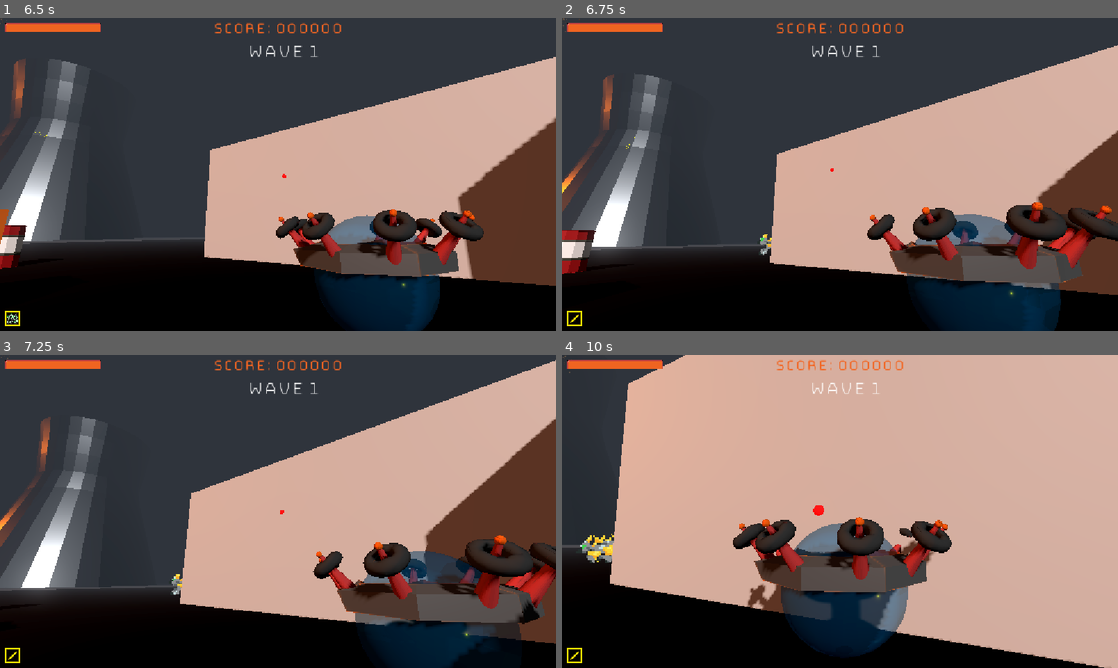
Above: before the commit, frames 1-4 (two rows, left to right).
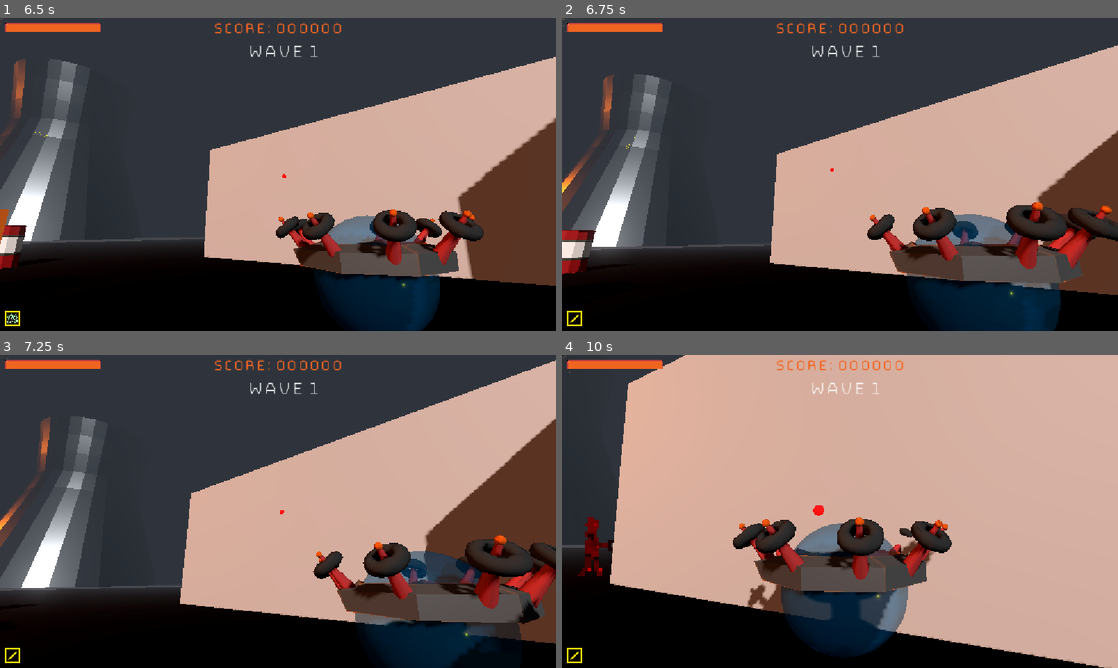
Above: after the commit, the same moments.

Repository: Gamkedo/terminus-2k28
Game: Godot game, scene res://level_menu.tscn
Two runs of this game, one before a commit and one after it. Both use one fixed random seed, a clock stepped at 60 frames per second and the inputs below.
Inputs (mouse positions are in pixels of both pictures, inside the frame that each line leads up to):
- Up to frame 1 (6.5 s): click (400, 161) at 0.5 s; move the mouse to (305, 174) at 1.27 s; press the mouse at (305, 174) at 1.28 s; hold W (walk_up) 1.28-2.78 s; move the mouse to (250, 174) at 2.02 s; release the mouse at (250, 174) at 2.03 s; tap X (toggle_mouse_capture) at 2.1 s; move the mouse to (333, 105) at 2.77 s; hold D (walk_right) 2.78-3.5 s; hold 0 (weapon0) 2.78-3.5 s; drag from (250, 237) to (111, 127) at 3.52 s; move the mouse to (316, 177) at 4.27 s; hold 2 (weapon2) 4.28-5.03 s; hold W (walk_up) from 4.28 s (still down); move the mouse to (233, 171) at 5.02 s; tap 3 (weapon3) at 5.1 s; move the mouse to (283, 174) at 5.77 s; hold 4 (weapon4) from 5.78 s (still down); click (283, 174) at 5.92 s
- Up to frame 2 (6.75 s): move the mouse to (817, 168) at 6.52 s; release W (walk_up) at 6.53 s; release 4 (weapon4) at 6.53 s; hold D (walk_right) from 6.53 s (still down); tap 5 (weapon5) at 6.6 s
- Up to frame 3 (7.25 s): keep holding D (walk_right)
- Up to frame 4 (10 s): move the mouse to (867, 511) at 7.27 s; release D (walk_right) at 7.28 s; hold 6 (weapon6) 7.28-8.03 s; hold W (walk_up) 7.28-9.53 s; move the mouse to (812, 511) at 8.02 s; tap 7 (weapon7) at 8.1 s; click (812, 511) at 8.17 s; move the mouse to (851, 505) at 8.77 s; hold 8 (weapon8) 8.78-9.53 s; move the mouse to (834, 517) at 9.52 s; hold A (walk_left) from 9.53 s (still down); tap 9 (weapon9) at 9.6 s

Frame 1 is identical in both runs. In frame 2, less than 0.1% of the frame differs, in the area x 35-38%, y 69-76%; in frame 3, less than 0.1%; in frame 4, 0.6%, in the area x 2-10%, y 51-71%.

Commit message:
Immersive stage uses red droids variant, solid beam weapon tuned to compensate

Diff:
--- a/Scenes - Levels/areaImmersive.tscn
+++ b/Scenes - Levels/areaImmersive.tscn
@@ -22,16 +22,19 @@
 
 [sub_resource type="Resource" id="Resource_l0x6y"]
 script = ExtResource("3_m34s3")
+enemy_type = 7
 spawn_amount = 1
 metadata/_custom_type_script = "uid://dnditqbrgbcer"
 
 [sub_resource type="Resource" id="Resource_t21m7"]
 script = ExtResource("3_m34s3")
+enemy_type = 7
 spawn_amount = 2
 metadata/_custom_type_script = "uid://dnditqbrgbcer"
 
 [sub_resource type="Resource" id="Resource_05gft"]
 script = ExtResource("3_m34s3")
+enemy_type = 7
 spawn_amount = 3
 metadata/_custom_type_script = "uid://dnditqbrgbcer"
 
@@ -42,16 +45,19 @@
 
 [sub_resource type="Resource" id="Resource_sg2f6"]
 script = ExtResource("3_m34s3")
+enemy_type = 7
 spawn_amount = 2
 metadata/_custom_type_script = "uid://dnditqbrgbcer"
 
 [sub_resource type="Resource" id="Resource_7fkuc"]
 script = ExtResource("3_m34s3")
+enemy_type = 7
 spawn_amount = 2
 metadata/_custom_type_script = "uid://dnditqbrgbcer"
 
 [sub_resource type="Resource" id="Resource_nrxhc"]
 script = ExtResource("3_m34s3")
+enemy_type = 7
 spawn_amount = 2
 metadata/_custom_type_script = "uid://dnditqbrgbcer"
 
@@ -62,19 +68,19 @@
 
 [sub_resource type="Resource" id="Resource_wnxyc"]
 script = ExtResource("3_m34s3")
-enemy_type = 1
+enemy_type = 7
 spawn_amount = 1
 metadata/_custom_type_script = "uid://dnditqbrgbcer"
 
 [sub_resource type="Resource" id="Resource_baima"]
 script = ExtResource("3_m34s3")
-enemy_type = 1
+enemy_type = 7
 spawn_amount = 1
 metadata/_custom_type_script = "uid://dnditqbrgbcer"
 
 [sub_resource type="Resource" id="Resource_rahtt"]
 script = ExtResource("3_m34s3")
-enemy_type = 1
+enemy_type = 7
 spawn_amount = 1
 metadata/_custom_type_script = "uid://dnditqbrgbcer"
 
@@ -87,19 +93,19 @@
 
 [sub_resource type="Resource" id="Resource_c4ync"]
 script = ExtResource("3_m34s3")
-enemy_type = 1
+enemy_type = 7
 spawn_amount = 2
 metadata/_custom_type_script = "uid://dnditqbrgbcer"
 
 [sub_resource type="Resource" id="Resource_nl4cv"]
 script = ExtResource("3_m34s3")
-enemy_type = 2
+enemy_type = 7
 spawn_amount = 3
 metadata/_custom_type_script = "uid://dnditqbrgbcer"
 
 [sub_resource type="Resource" id="Resource_5v2eu"]
 script = ExtResource("3_m34s3")
-enemy_type = 1
+enemy_type = 7
 spawn_amount = 2
 metadata/_custom_type_script = "uid://dnditqbrgbcer"
 
--- a/Scenes - Objects/enemy_model_demo.tscn
+++ b/Scenes - Objects/enemy_model_demo.tscn
@@ -66,6 +66,8 @@
 script = ExtResource("1_ltojq")
 nav_movement_handler = NodePath("DefaultEnemyMovementHandler")
 drop = ExtResource("2_hmo62")
+scoreValue = 5000
+enemy_type = 7
 
 [node name="BillboardFront" type="AnimatedSprite3D" parent="." unique_id=981741464]
 transform = Transform3D(1, 0, 0, 0, 1, 0, 0, 0, 1, 0, 1.4575043, 0)
@@ -122,6 +124,7 @@
 
 [node name="HealthComponent" type="Node" parent="." unique_id=254750012]
 script = ExtResource("7_o2uvj")
+max_health = 1000
 metadata/_custom_type_script = "uid://bxd4qyt1cgnhi"
 
 [node name="Behaviors" type="Node" parent="." unique_id=1534145447]
--- a/Scenes - Objects/laser_beam_projectile.tscn
+++ b/Scenes - Objects/laser_beam_projectile.tscn
@@ -49,6 +49,7 @@
 
 [node name="LaserBeamProjectile" type="Node3D" unique_id=1654714350]
 script = ExtResource("1_xch6m")
+max_dist = 25.0
 
 [node name="BeamRay" type="RayCast3D" parent="." unique_id=513910501]
 transform = Transform3D(1, 0, 0, 0, -1, 8.742278e-08, 0, -8.742278e-08, -1, 0, -0.4093709, 0)
@@ -71,4 +72,5 @@
 
 [node name="DamageComponent" type="Node" parent="." unique_id=1721918466]
 script = ExtResource("3_rbshg")
+amount = 150
 metadata/_custom_type_script = "uid://dk0t68rm77cxi"
--- a/Scripts/gameplay/game_global.gd
+++ b/Scripts/gameplay/game_global.gd
@@ -6,7 +6,7 @@
 # -there's always exactly and only 1 instance of something
 # -it's something many other places in code will need to use
 
-enum EnemyTypes{ROBODOG, DOGELISK, ANDROID, TURRET, ROOMBYE, FLOATING_HEAD, QUADCOPTER}
+enum EnemyTypes{ROBODOG, DOGELISK, ANDROID, TURRET, ROOMBYE, FLOATING_HEAD, QUADCOPTER, SMART_DROID}
 
 var player_ref: Player
 var world_boundaries: WorldBoundaries
--- a/Scripts/gameplay/level_manager/enemy_spawner.gd
+++ b/Scripts/gameplay/level_manager/enemy_spawner.gd
@@ -11,7 +11,7 @@
 	"TURRET": "res://Scenes - Objects/enemy_stationary_turret.tscn",
 	"ROOMBYE": "res://Scenes - Objects/enemy_roombye.tscn",
 	"FLOATING_HEAD": "res://Scenes - Objects/enemy_model_demo.tscn",
-	"SMART_ANDROID": "res://Scenes - Objects/enemy_model_demo.tscn",
+	"SMART_DROID": "res://Scenes - Objects/enemy_model_demo.tscn",
 	}
 
 func spawn(enemy, spawn_amount) -> void:
